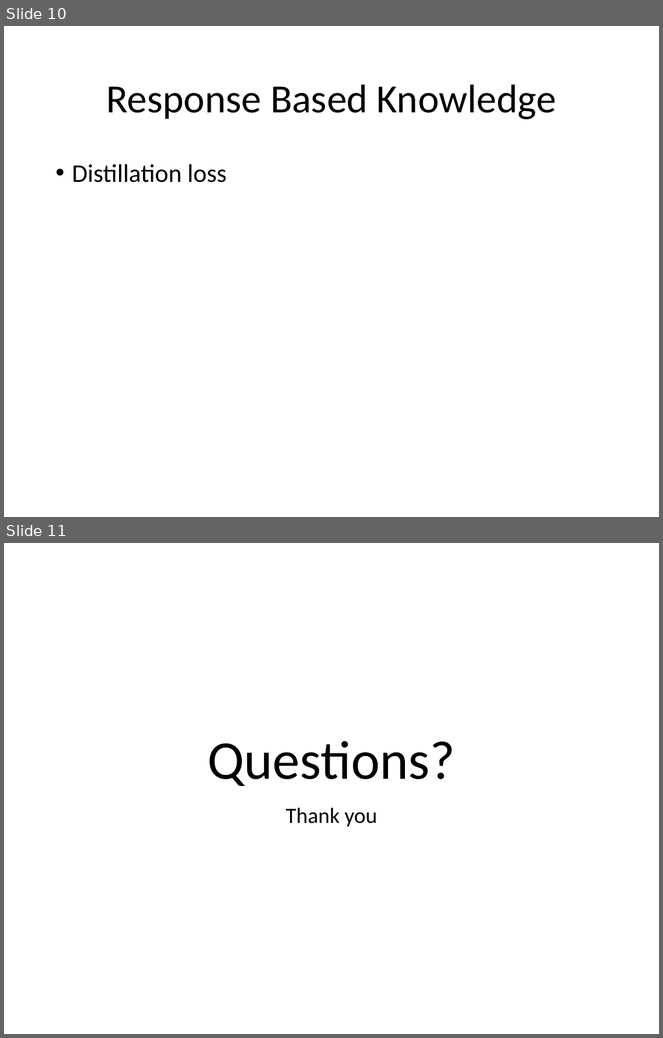
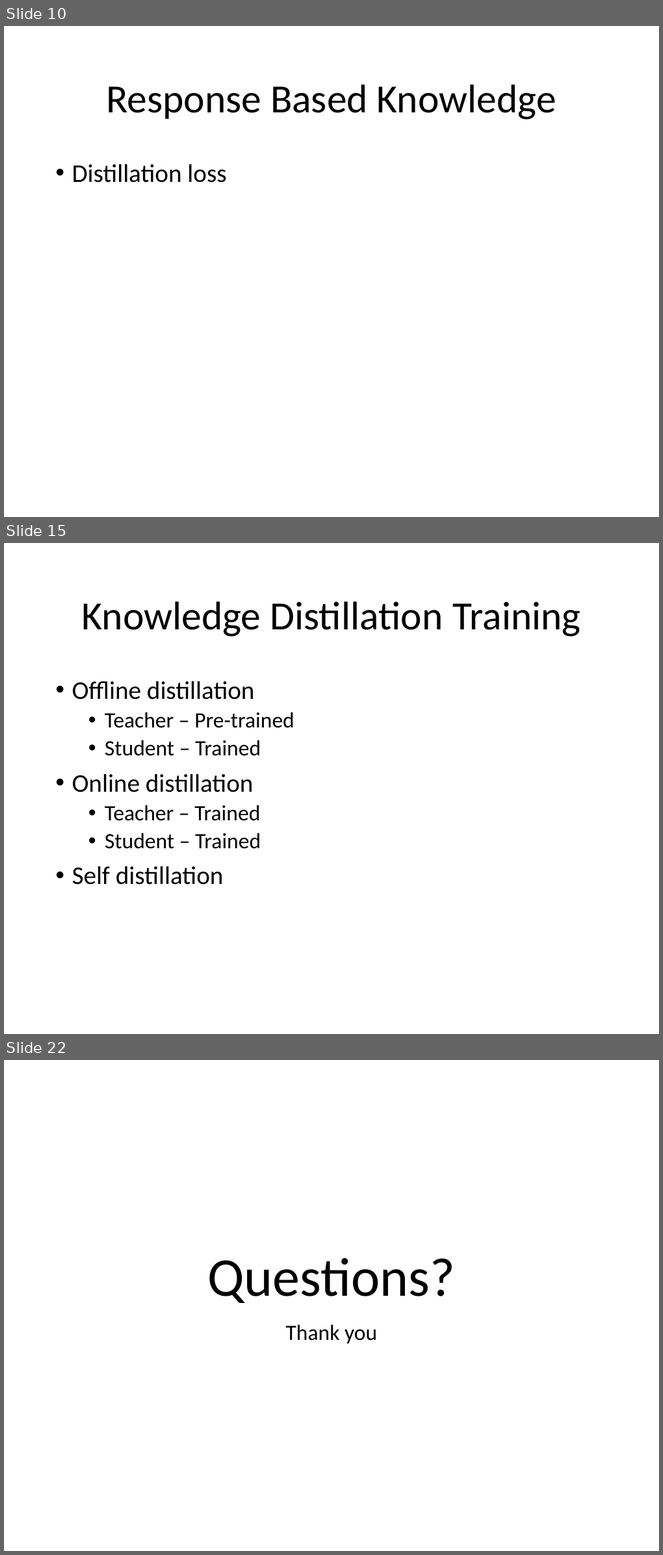
Before and after one commit to look4pritam/KnowledgeDistillation, a slide deck: Presentations/KnowledgeDistillation.pptx. Shown one above the other, each under a label of ours: slides 10 and 11 before the commit, slides 10, 15 and 22 after it; the slides between them are not shown. The pictures are 663x1038 and 663x1555 pixels, drawn with LibreOffice and Linux fonts; fonts in the diff are those of the drawing. Boxes give left, top, right and bottom in pixels: in the first picture for what was removed or moved away, otherwise in the second. Text is boxed around its words. In the diff, an @@ line names an element or a change of style, - is before the commit and + after.

```diff
--- a/Presentations/KnowledgeDistillation.pptx
+++ b/Presentations/KnowledgeDistillation.pptx
@@ slide 15 added at box(4, 543, 659, 1034), background #FFFFFF @@
@@ title added at box(82, 601, 581, 637), 44 pt, text #000000 @@
+Knowledge Distillation Training
@@ text added at box(72, 681, 295, 885), 24 pt, text #000000 @@
+• Offline distillation
+  • Teacher – Pre-trained
+  • Student – Trained
+• Online distillation
+  • Teacher – Trained
+  • Student – Trained
+• Self distillation
@@ what was slide 11 is now slide 22 @@
```
Also in this commit, not shown: 1 slide changed, 10 other slides added.
